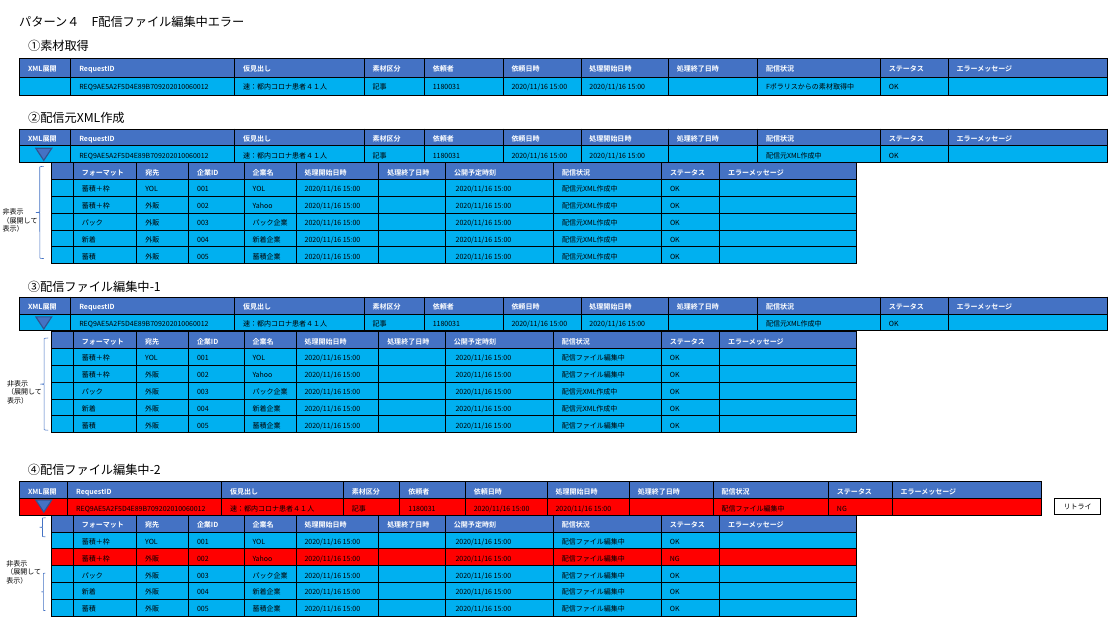
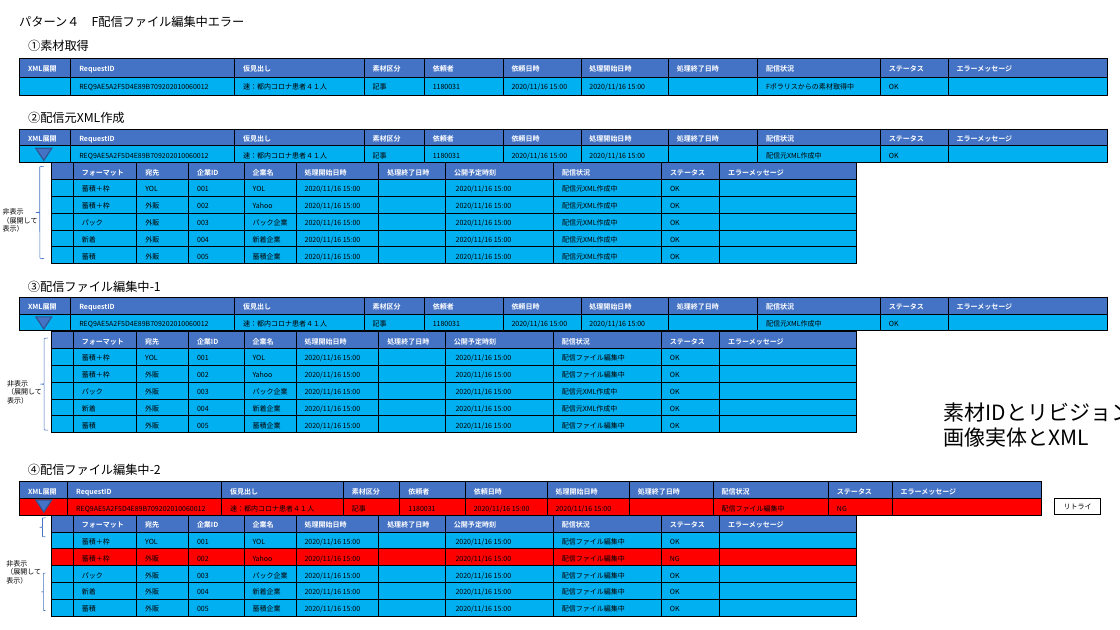
Before and after one commit to TKBTK48/JBSTexrBook, a slide deck: slide 6 of （たたき台）履歴の検討_つくるおくる別管理.pptx. Drawn at 1120x630 pixels with LibreOffice and Linux fonts; fonts in the diff are those of the drawing. Boxes give left, top, right and bottom in pixels: in the first picture for what was removed or moved away, otherwise in the second. Text is boxed around its words. In the diff, an @@ line names an element or a change of style, - is before the commit and + after.

```diff
--- a/（たたき台）履歴の検討_つくるおくる別管理.pptx
+++ b/（たたき台）履歴の検討_つくるおくる別管理.pptx
@@ text added at (944, 402, 1120, 447), 18 pt, text #000000 @@
+素材IDとリビジョン
+画像実体とXML
```
Also in this commit, not shown: 1 other slide changed.
